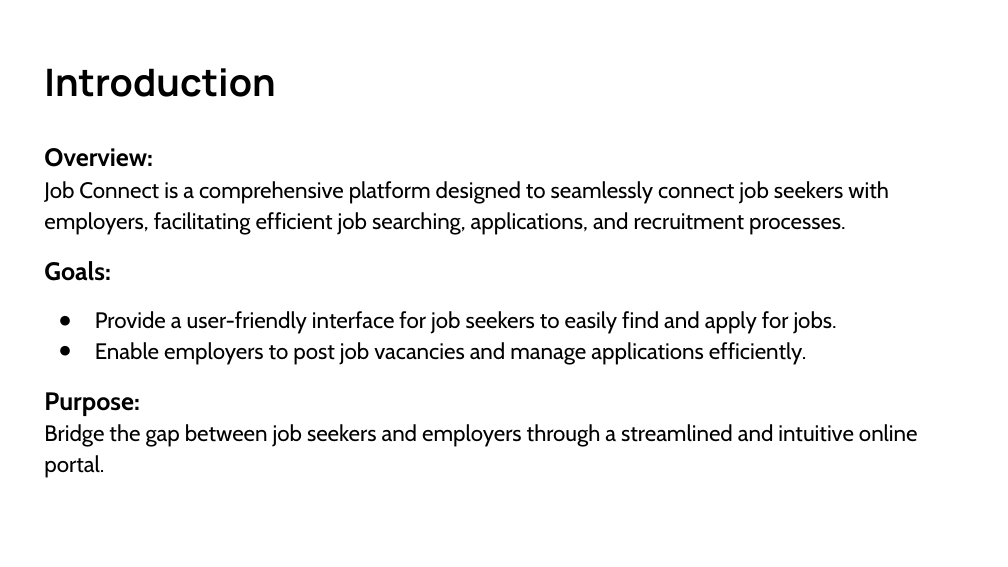
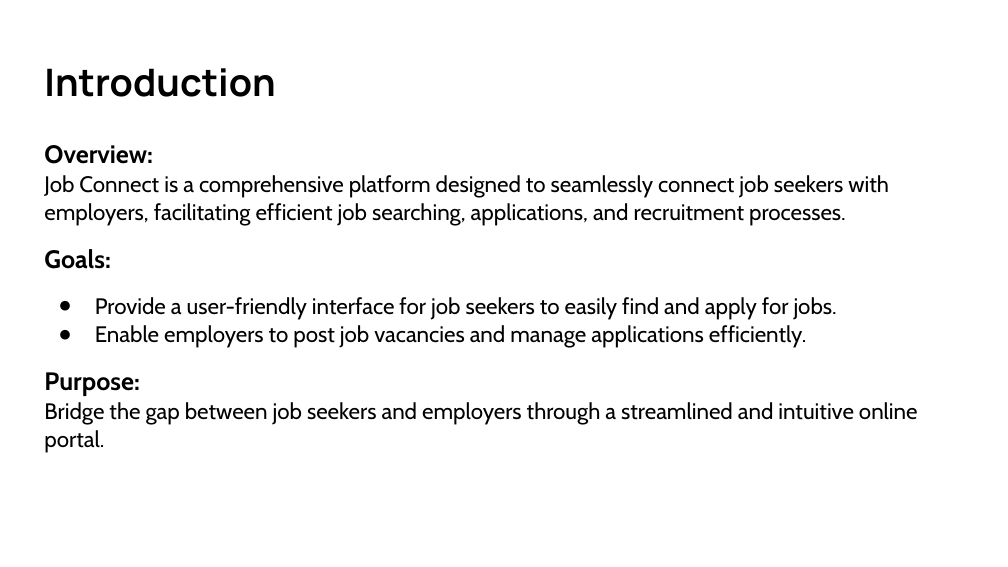
Before and after one commit to yesiamjc/IT_GR14, a slide deck: slide 2 of Presentation/PPT.pptx. Drawn at 1008x567 pixels with LibreOffice and Linux fonts; fonts in the diff are those of the drawing. Boxes give left, top, right and bottom in pixels: in the first picture for what was removed or moved away, otherwise in the second. Text is boxed around its words. In the diff, an @@ line names an element or a change of style, - is before the commit and + after.

```diff
--- a/Presentation/PPT.pptx
+++ b/Presentation/PPT.pptx
@@ text "Overview: Job Connect is a ..." at <box>44,145,918,453</box>: line spacing 1.15 to 1.05 @@
```
Also in this commit, not shown: 6 other slides changed.
